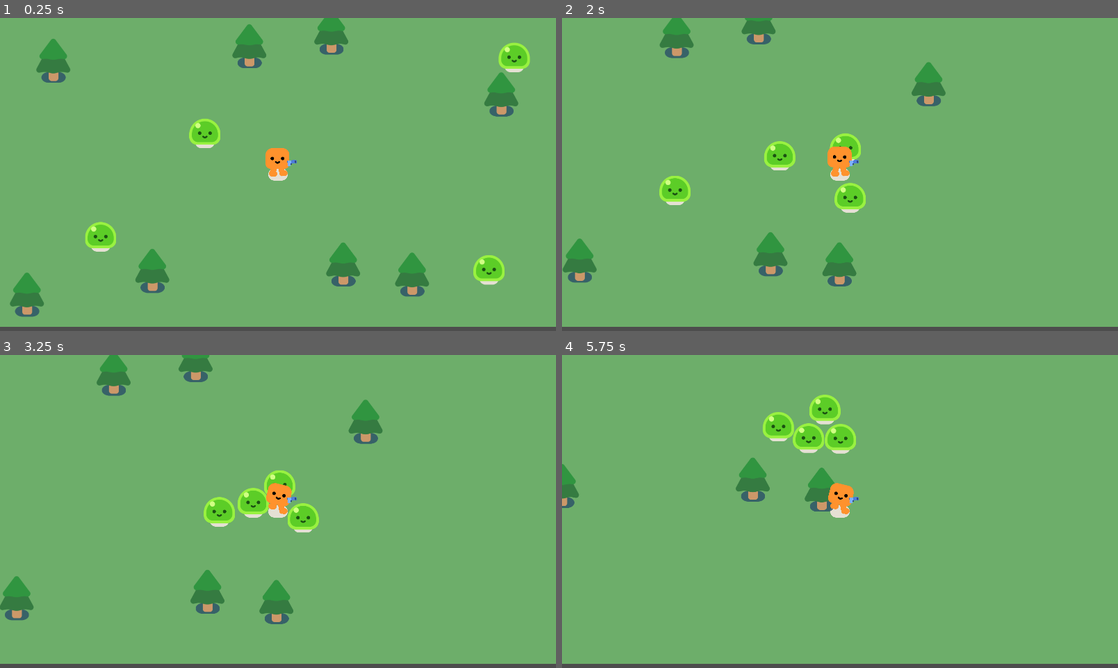
Above: before the commit, frames 1-4 (two rows, left to right).
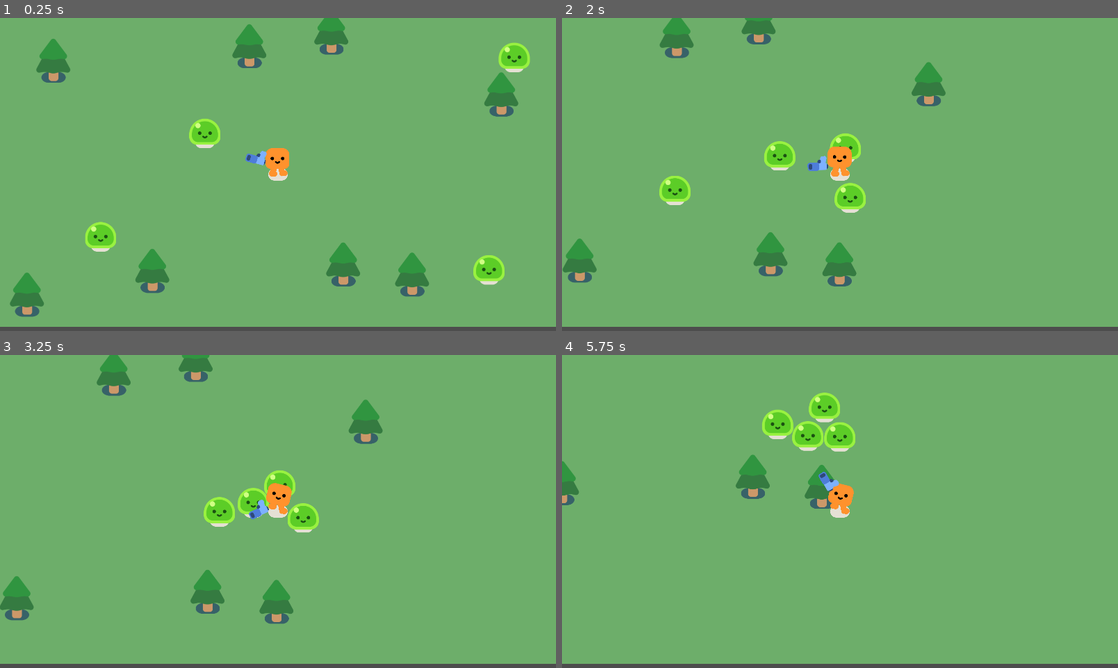
Above: after the commit, the same moments.

Repository: James-Christensen/survivors
Game: Godot game, scene res://game.tscn
The game is run twice, just before and just after one commit, with the same random seed, the same clock (stepped at 60 frames per second) and the same inputs.
Inputs:
- Up to frame 1 (0.25 s): no input
- Up to frame 2 (2 s): hold D (move_right) 0.53-1.28 s; hold S (move_down) from 1.28 s (still down)
- Up to frame 3 (3.25 s): release S (move_down) at 2.03 s; hold D (move_right) 2.03-2.78 s; hold W (move_up) from 2.78 s (still down)
- Up to frame 4 (5.75 s): release W (move_up) at 3.53 s; hold A (move_left) 3.53-5.03 s; hold S (move_down) from 5.03 s (still down)

The runs differ from the first frame. In frame 1, 0.1% of the frame differs, in the area x 44-54%, y 42-48%; in frame 2, 0.1%; in frame 3, 0.2%; in frame 4, 1.5%, in the area x 0-54%, y 12-50%.

Commit message:
fixed gun targetting issue

Diff:
--- a/2d-project-start/gun.gd
+++ b/2d-project-start/gun.gd
@@ -6,11 +6,10 @@
 	for area in all_areas:
 		print("Found area: ", area.name)
 
-	var enemies_in_range = get_overlapping_areas()
+
+	var enemies_in_range = get_overlapping_bodies()
 	if enemies_in_range.size() > 0:
-		print("Enemies in Range")
 		var target_enemy = enemies_in_range.front()
-		print("target_enemy found")
 		look_at(target_enemy.global_position)
 
 
--- a/2d-project-start/gun.tscn
+++ b/2d-project-start/gun.tscn
@@ -1,26 +1,36 @@
-[gd_scene load_steps=4 format=3 uid="uid://c7dlsmkluxsne"]
+[gd_scene load_steps=4 format=3 uid="uid://cphcr81upg72i"]
 
-[ext_resource type="Script" uid="uid://cd4g8cl0c2mql" path="res://gun.gd" id="1_dk5gl"]
-[ext_resource type="Texture2D" uid="uid://cswb5do8rrj7q" path="res://pistol/pistol.png" id="1_vk1bi"]
+[ext_resource type="Script" uid="uid://cd4g8cl0c2mql" path="res://gun.gd" id="1_sluxj"]
+[ext_resource type="Texture2D" uid="uid://cswb5do8rrj7q" path="res://pistol/pistol.png" id="2_idur6"]
 
-[sub_resource type="CircleShape2D" id="CircleShape2D_dk5gl"]
-radius = 580.526
+[sub_resource type="CircleShape2D" id="CircleShape2D_nthgb"]
+radius = 987.0
 
 [node name="Gun" type="Area2D"]
 collision_layer = 0
-collision_mask = 255
-script = ExtResource("1_dk5gl")
+collision_mask = 2
+monitorable = false
+script = ExtResource("1_sluxj")
 
 [node name="CollisionShape2D" type="CollisionShape2D" parent="."]
-position = Vector2(47.5, -0.499996)
-shape = SubResource("CircleShape2D_dk5gl")
+shape = SubResource("CircleShape2D_nthgb")
 
 [node name="WeaponPivot" type="Marker2D" parent="."]
+position = Vector2(62, 0)
+gizmo_extents = 47.7
 
 [node name="Pistol" type="Sprite2D" parent="WeaponPivot"]
-position = Vector2(47, 1)
-scale = Vector2(0.5, 0.42)
-texture = ExtResource("1_vk1bi")
+texture = ExtResource("2_idur6")
+offset = Vector2(16, 0)
 
 [node name="ShootingPoint" type="Marker2D" parent="WeaponPivot/Pistol"]
-position = Vector2(26, -9.52381)
+unique_name_in_owner = true
+show_behind_parent = true
+position = Vector2(35, -11)
+gizmo_extents = 30.6
+
+[node name="Timer" type="Timer" parent="."]
+wait_time = 0.353
+autostart = true
+
+[connection signal="timeout" from="Timer" to="." method="_on_timer_timeout"]
--- a/2d-project-start/player.tscn
+++ b/2d-project-start/player.tscn
@@ -19,4 +19,3 @@
 
 [node name="Gun" parent="." instance=ExtResource("3_i3pqv")]
 position = Vector2(1, -40)
-collision_mask = 255
Not shown: 1 places in 2d-project-start/player.tscn that only renumber resources
